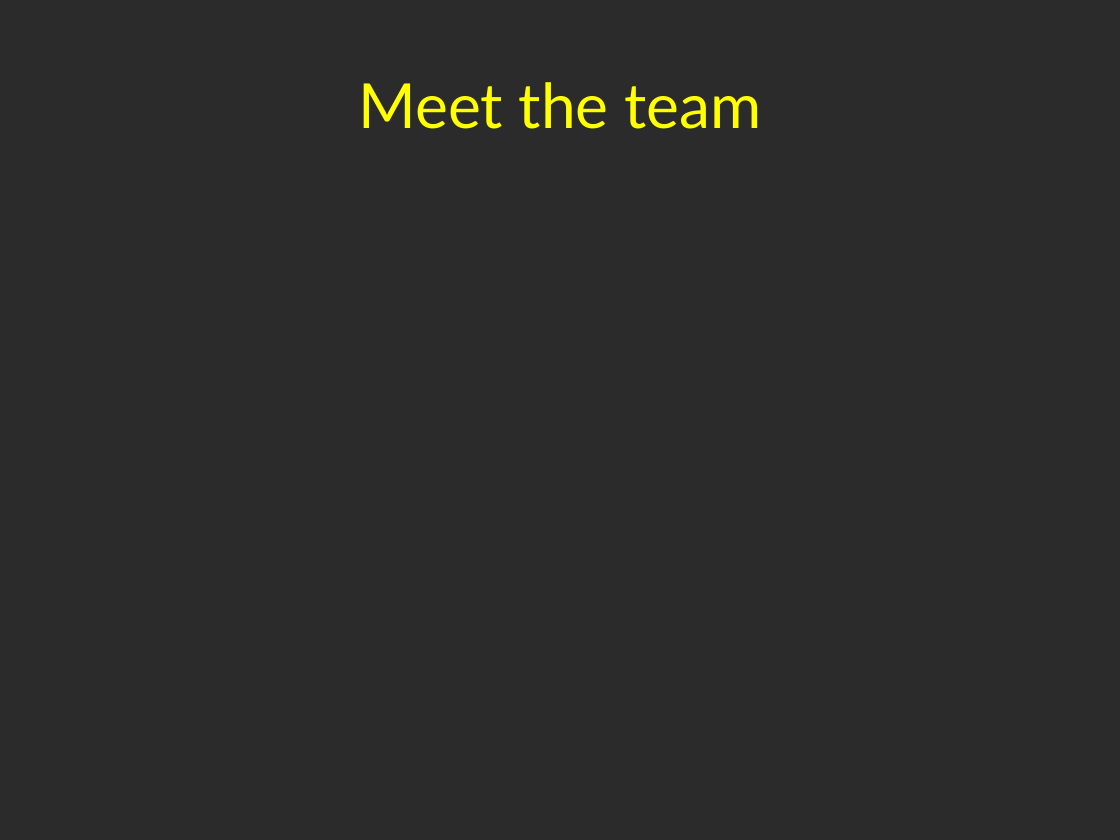
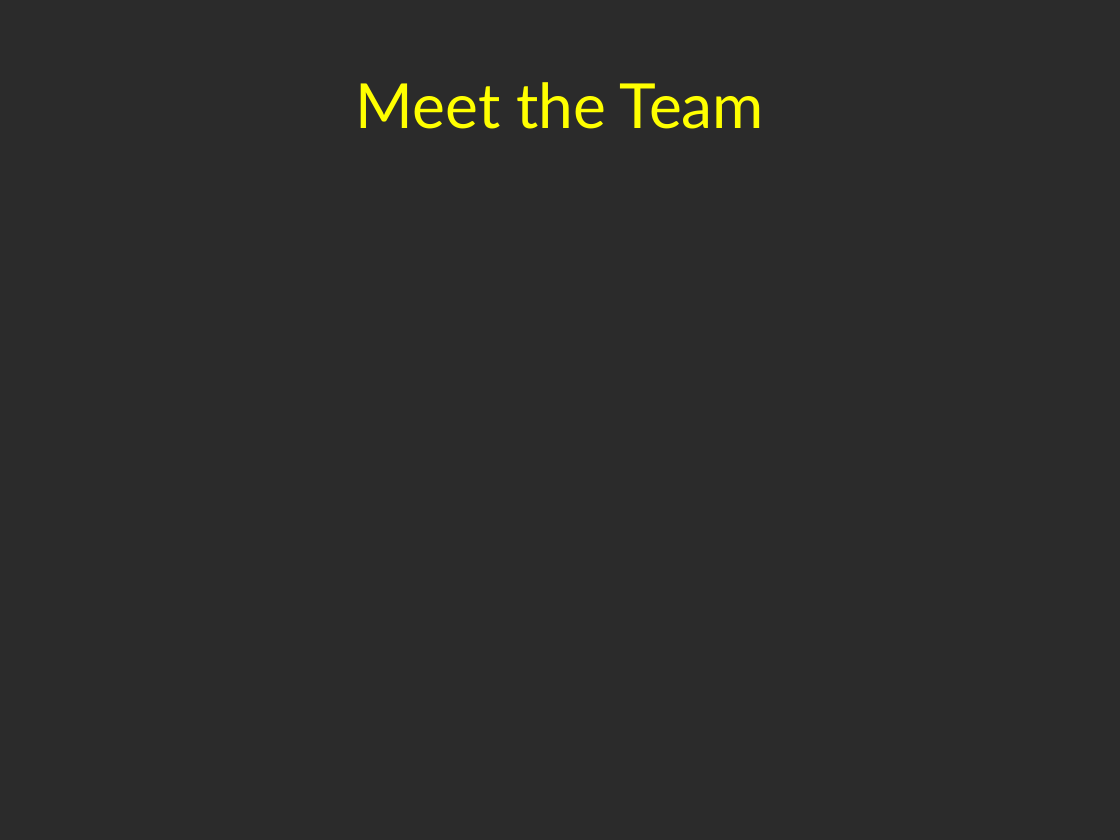
Before and after one commit to shalynnho/pokemonfactory, a slide deck: slide 2 of FactoryPresentation.pptx (slide 8 before the commit). Drawn at 1120x840 pixels with LibreOffice and Linux fonts; fonts in the diff are those of the drawing; background and template pictures are left out; a plain dark background stands for a picture behind light text. Boxes give left, top, right and bottom in pixels: in the first picture for what was removed or moved away, otherwise in the second. Text is boxed around its words. In the diff, an @@ line names an element or a change of style, - is before the commit and + after.

```diff
--- a/FactoryPresentation.pptx
+++ b/FactoryPresentation.pptx
@@ title at bbox=[356, 82, 764, 129]: text changed @@
-Meet the team
+Meet the Team
```
Also in this commit, not shown: 6 other slides changed.
